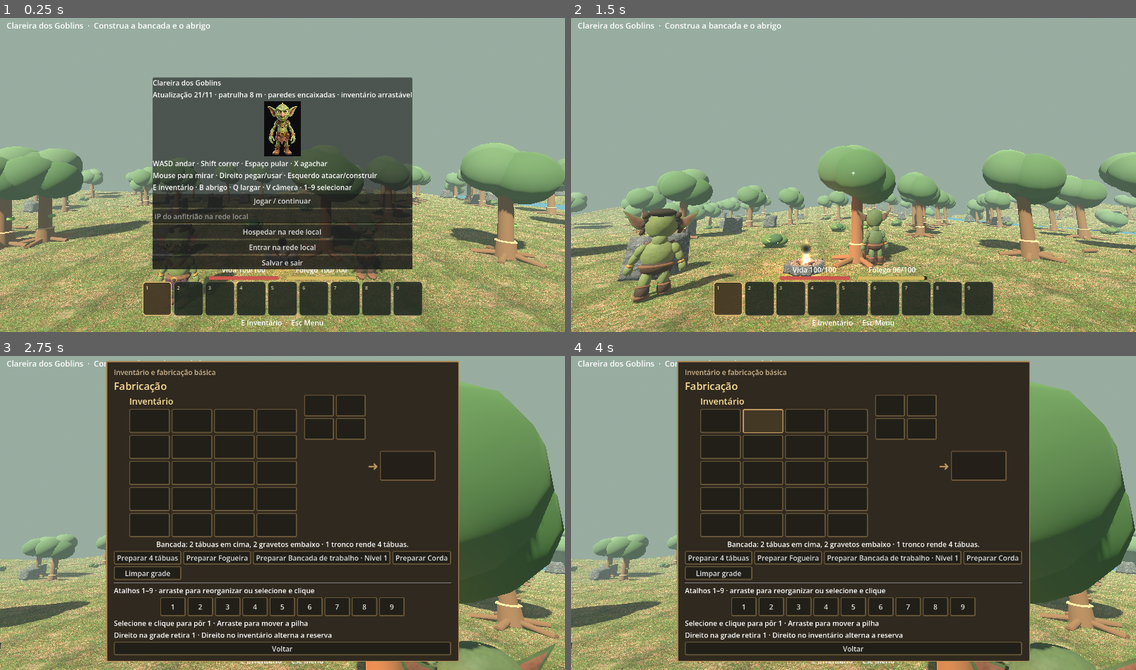
Above: before the commit, frames 1-4 (two rows, left to right).
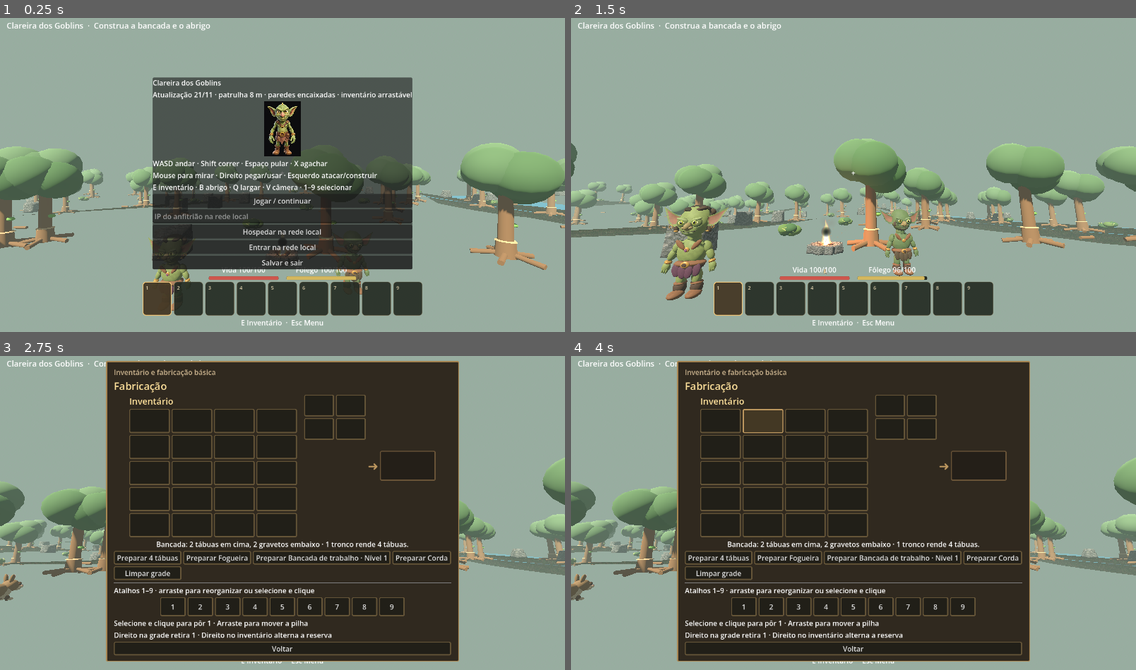
Above: after the commit, the same moments.

Repository: clebertressi88/clareira-dos-goblins
Game: Godot game, scene res://main.tscn
Same seed, same stepped clock (60 frames per second), same inputs: the game is played once before the commit and once after it.
Inputs (mouse positions are in pixels of both pictures, inside the frame that each line leads up to):
- Up to frame 1 (0.25 s): no input
- Up to frame 2 (1.5 s): click "Jogar / continuar" at 0.5 s; tap Enter at 1.25 s; move the mouse to (881, 171) at 1.27 s; hold W from 1.28 s (still down); hold Shift from 1.28 s (still down); click (881, 171) at 1.42 s
- Up to frame 3 (2.75 s): keep holding W; tap Space at 1.52, 1.82, 2.27, 2.57 s; move the mouse to (254, 513) at 2.02 s; release Shift at 2.03 s; tap E at 2.1 s
- Up to frame 4 (4 s): release W at 2.75 s; click (717, 421) at 2.77 s; click (763, 421) at 3.52 s

The runs differ from the first frame. In frame 1, 25% of the frame differs, in the area x 0-100%, y 49-100%; in frame 2, 39%, in the area x 0-100%, y 38-100%; in frame 3, 27%; in frame 4, 27%.
Error before the commit: Invalid access to property or key 'shape' on a base object of type 'null instance'. (res://main.gd:1182)
Error after the commit: Invalid access to property or key 'shape' on a base object of type 'null instance'. (res://main.gd:1184)

Commit message:
Corrige faces do terreno, evita arvores no rio e adapta spawn salvo

Diff:
--- a/Projeto-Godot/main.gd
+++ b/Projeto-Godot/main.gd
@@ -292,6 +292,8 @@
 	add_child(player)
 	var spawn: Array = get_meta("spawn", [0,1,0])
 	player.position = Vector3(float(spawn[0]),float(spawn[1]),float(spawn[2]))
+	# Protege saves antigos: novo relevo nao pode fazer o jogador nascer soterrado.
+	player.position.y = maxf(player.position.y,ground(player.position.x,player.position.z)+.35)
 	var shape := CapsuleShape3D.new()
 	shape.radius = .27
 	shape.height = 1.64
@@ -389,7 +391,7 @@
 		for x in range(8):
 			var left := float(key.x*CHUNK+x*2)
 			var near := float(key.y*CHUNK+z*2)
-			for corner in [Vector2(0,0),Vector2(2,0),Vector2(0,2),Vector2(2,0),Vector2(2,2),Vector2(0,2)]:
+			for corner in [Vector2(0,0),Vector2(0,2),Vector2(2,0),Vector2(2,0),Vector2(0,2),Vector2(2,2)]:
 				var px: float = left+corner.x
 				var pz: float = near+corner.y
 				mesh.set_uv(Vector2(px,pz)/2.)
@@ -404,7 +406,7 @@
 	for i in range(15):
 		var x := key.x*CHUNK+rng.randf_range(1,15)
 		var z := key.y*CHUNK+rng.randf_range(1,15)
-		if Vector2(x,z).length()<5:
+		if Vector2(x,z).length()<5 or TERRAIN.is_river(x,z):
 			continue
 		var kind := "tree" if i<6 else "stone" if i<9 else "stick" if i<12 else "rabbit" if i==12 else "vine_bush"
 		var id := "%s:%s:%s" % [key.x,key.y,i]
